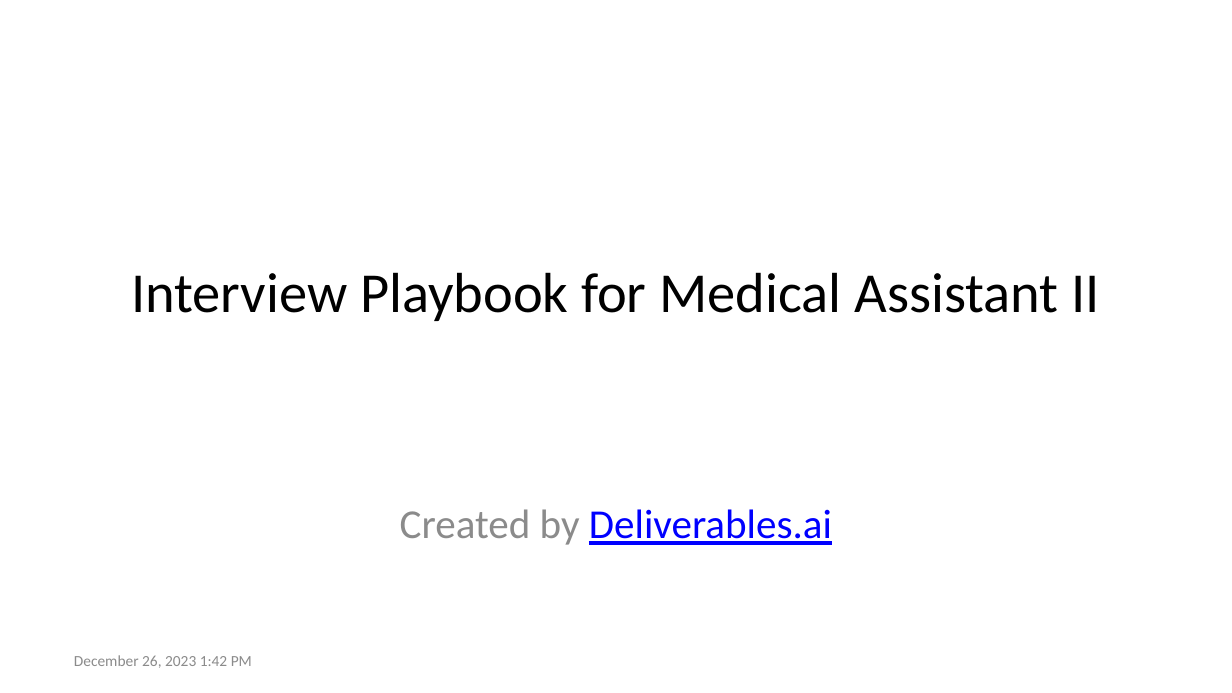
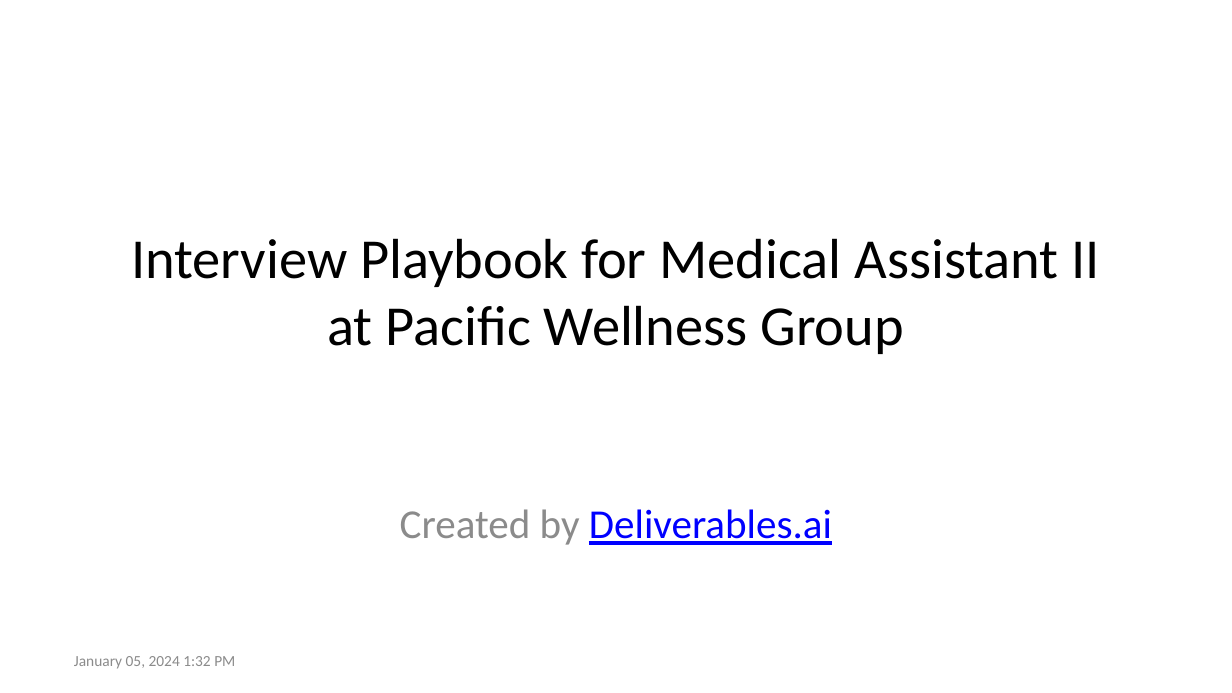
Before and after one commit to androb/deliverables, a slide deck: slide 1 of interviewplaybook/examples/medical-assistant/playbook.pptx. Drawn at 1232x693 pixels with LibreOffice and Linux fonts; fonts in the diff are those of the drawing. Boxes give left, top, right and bottom in pixels: in the first picture for what was removed or moved away, otherwise in the second. Text is boxed around its words. In the diff, an @@ line names an element or a change of style, - is before the commit and + after.

```diff
--- a/interviewplaybook/examples/medical-assistant/playbook.pptx
+++ b/interviewplaybook/examples/medical-assistant/playbook.pptx
@@ title at (131,238,1100,354): text changed @@
-Interview Playbook for Medical Assistant II
+Interview Playbook for Medical Assistant II at Pacific Wellness Group
@@ text at (74,656,235,669): text changed @@
-December 26, 2023 1:42 PM
+January 05, 2024 1:32 PM
```
Also in this commit, not shown: 8 other slides changed, 2 slides added, 19 other files.
